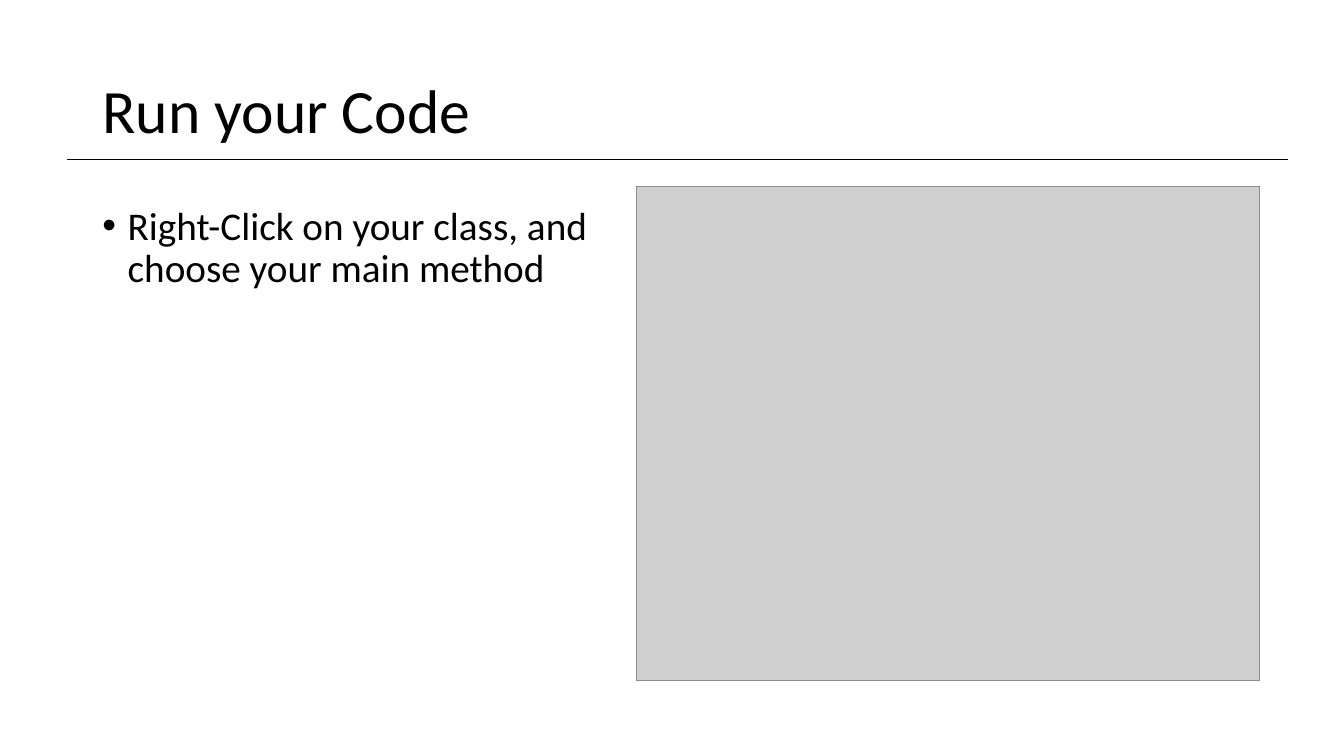
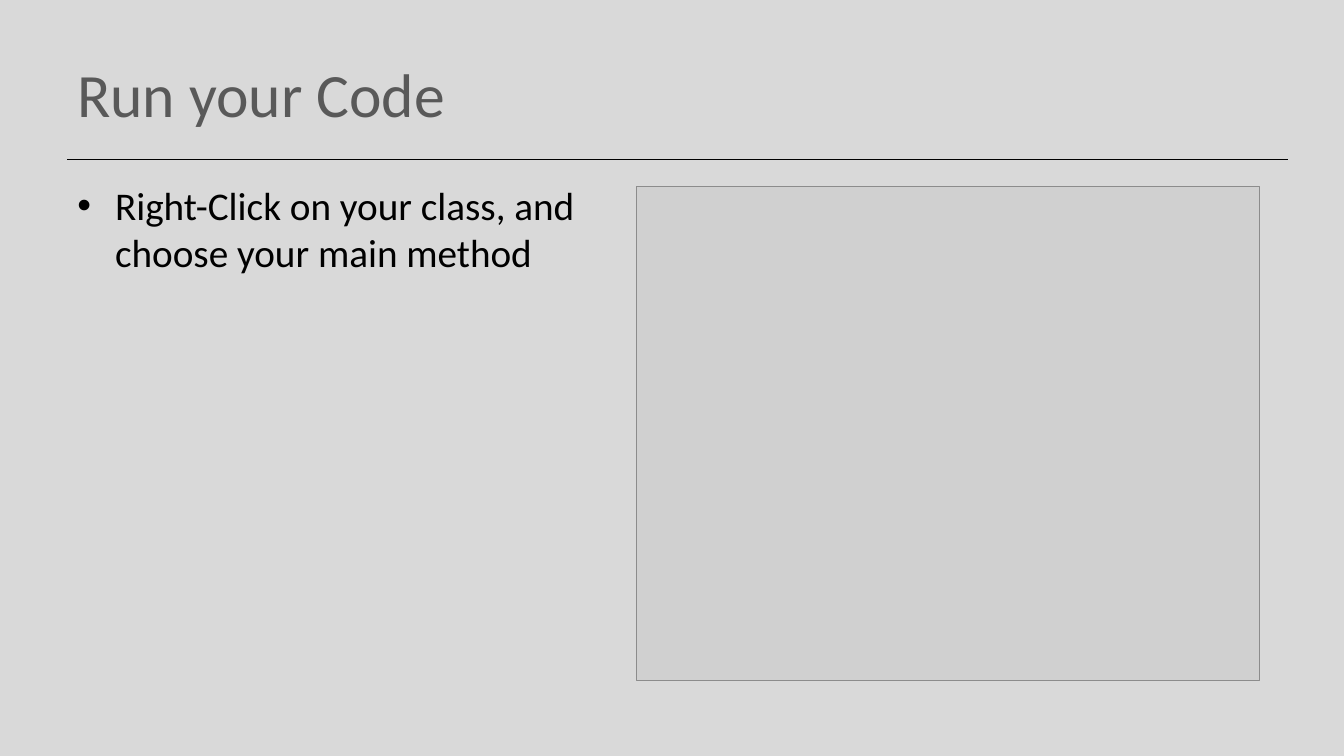
Before and after one commit to Programming-Fundamentals-SETU/prog-fund-1-sept-25, a slide deck: slide 15 of topic01-objects-and-classes/unit-1/talk-1-bluej/getting-started-bluej.pptx. Drawn at 1344x756 pixels with LibreOffice and Linux fonts; fonts in the diff are those of the drawing; grey boxes stand for pictures. Boxes give left, top, right and bottom in pixels: in the first picture for what was removed or moved away, otherwise in the second. Text is boxed around its words. In the diff, an @@ line names an element or a change of style, - is before the commit and + after.

```diff
--- a/topic01-objects-and-classes/unit-1/talk-1-bluej/getting-started-bluej.pptx
+++ b/topic01-objects-and-classes/unit-1/talk-1-bluej/getting-started-bluej.pptx
@@ background #FFFFFF to #D9D9D9 @@
@@ title "Run your Code": place and size @@
-title "Run your Code" at bbox=[102, 90, 470, 143]
+title "Run your Code" at bbox=[77, 74, 445, 127]
@@ title "Run your Code" at bbox=[77, 74, 445, 127]: text colour #000000 to #595959; line spacing 0.9 to 1 @@
@@ text "Right-Click on your class, and ...": place and size @@
-text "Right-Click on your class, and ..." at bbox=[128, 212, 587, 289]
+text "Right-Click on your class, and ..." at bbox=[115, 192, 574, 274]
@@ text "Right-Click on your class, and ..." at bbox=[115, 192, 574, 274]: indent changed; line spacing 0.9 to 1; less space between paragraphs @@
```
Also in this commit, not shown: 17 other slides changed, 13 other files.
